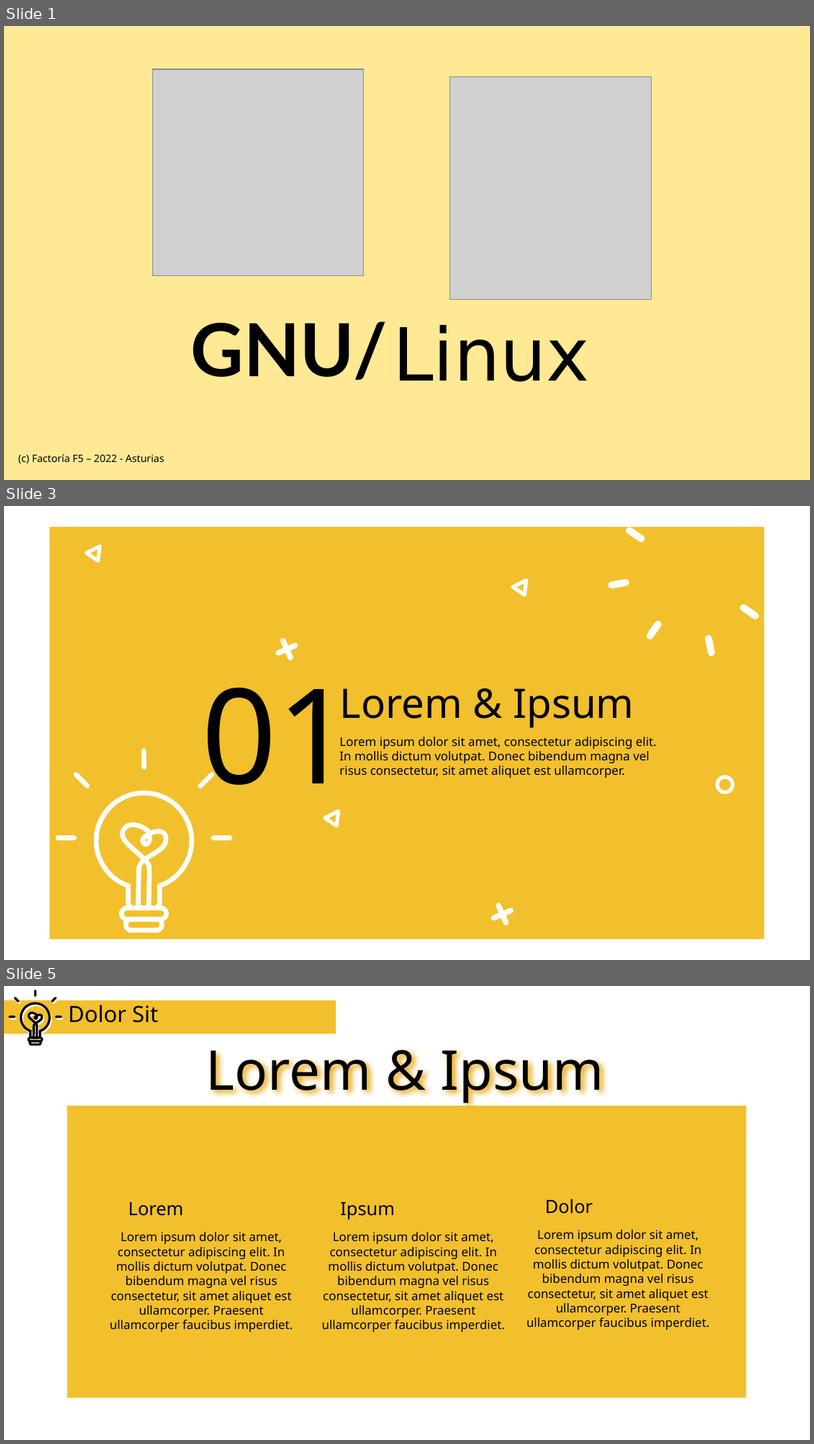
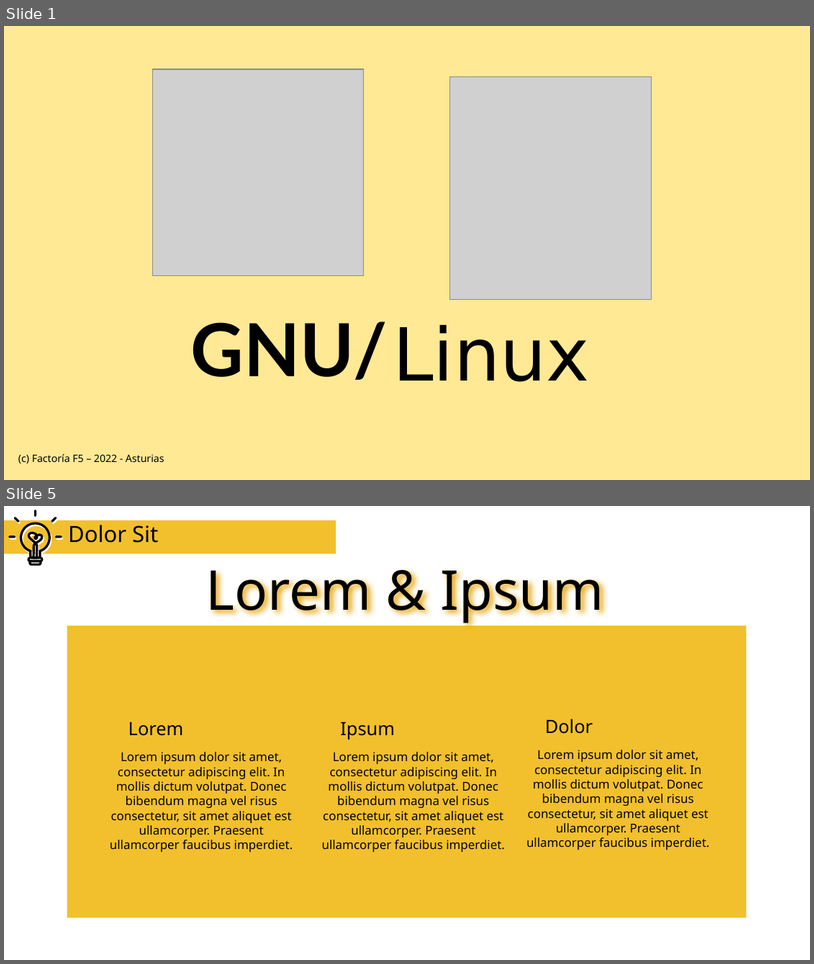
Before and after one commit to marioastur/pildora_linux, a slide deck: presentacion_linux.odp. Shown one above the other, each under a label of ours: slides 1, 3 and 5 before the commit, slides 1 and 5 after it; the slides between them are not shown. The pictures are 814x1444 and 814x964 pixels, drawn with LibreOffice and Linux fonts; fonts in the diff are those of the drawing; grey boxes stand for pictures. Boxes give left, top, right and bottom in pixels: in the first picture for what was removed or moved away, otherwise in the second. Text is boxed around its words. In the diff, an @@ line names an element or a change of style, - is before the commit and + after.

```diff
--- a/presentacion_linux.odp
+++ b/presentacion_linux.odp
@@ slide 3 removed at box(4, 506, 810, 960), background #FFFFFF @@
@@ freeform shape removed at box(50, 527, 765, 939) @@
@@ freeform shape removed at box(87, 546, 100, 561) @@
@@ line removed from (630, 531) to (642, 539) @@
@@ freeform shape removed at box(513, 581, 527, 595) @@
@@ line removed from (612, 585) to (626, 583) @@
@@ line removed from (756, 615) to (744, 608) @@
@@ line removed from (651, 636) to (658, 624) @@
@@ line removed from (296, 645) to (278, 653) @@
@@ line removed from (283, 641) to (291, 657) @@
@@ line removed from (712, 652) to (710, 638) @@
@@ title removed at box(202, 687, 353, 817) @@
-01
@@ title removed at box(340, 688, 634, 728) @@
-Lorem & Ipsum
@@ text removed at box(340, 736, 657, 777) @@
-Lorem ipsum dolor sit amet, consectetur adipiscing elit. In mollis dictum volutpat. Donec bibendum magna vel risus consectetur, sit amet aliquet est ullamcorper.
@@ line removed from (144, 750) to (144, 767) @@
@@ line removed from (76, 775) to (88, 786) @@
@@ line removed from (212, 775) to (201, 786) @@
@@ freeform shape removed at box(718, 777, 733, 792) @@
@@ freeform shape removed at box(96, 793, 192, 908) @@
@@ freeform shape removed at box(123, 824, 167, 908) @@
@@ freeform shape removed at box(325, 811, 338, 826) @@
@@ line removed from (58, 837) to (75, 837) @@
@@ line removed from (230, 837) to (214, 837) @@
@@ freeform shape removed at box(122, 908, 167, 919) @@
@@ line removed from (511, 910) to (494, 918) @@
@@ line removed from (499, 906) to (507, 922) @@
@@ freeform shape removed at box(126, 919, 162, 929) @@
```
Also in this commit, not shown: 6 slides changed, 1 slide added, 2 other files.
